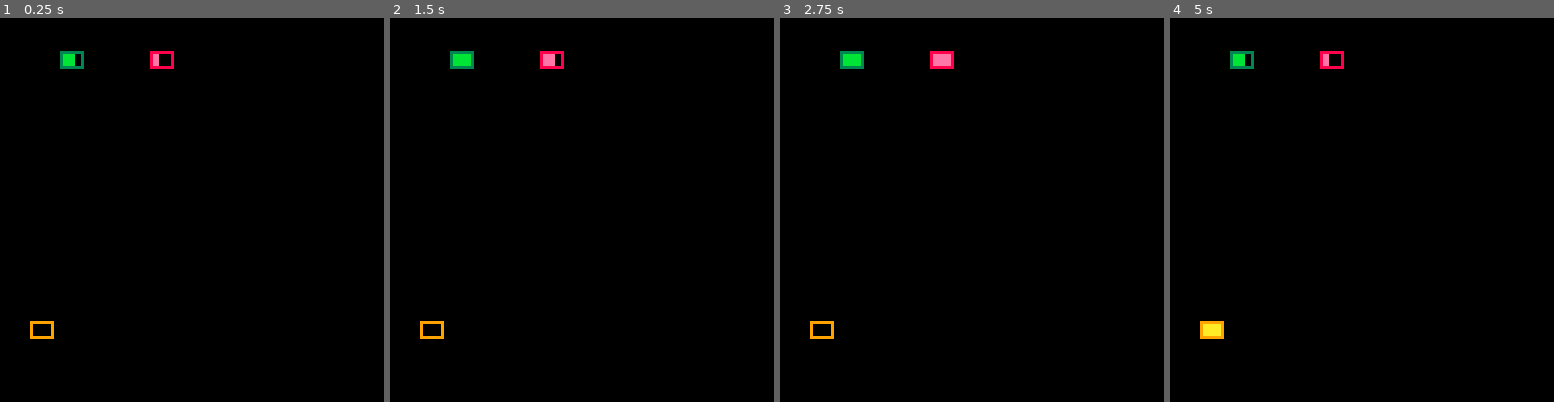
Above: before the commit, frames 1-4 (left to right).
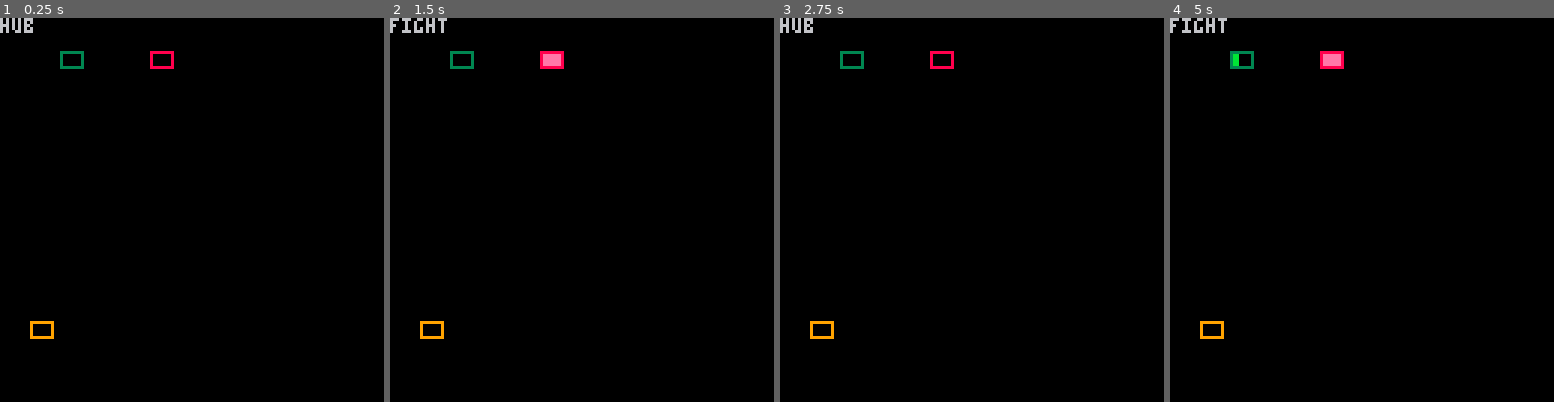
Above: after the commit, the same moments.

Repository: VedVid/IdleRPG
Game: PICO-8 cartridge idlerpg.p8
Two runs of this game, one before a commit and one after it. Both use one fixed random seed, a clock stepped at 60 frames per second and the inputs below.
Inputs:
- Up to frame 1 (0.25 s): no input
- Up to frame 2 (1.5 s): tap O (Z key) at 0.7 s
- Up to frame 3 (2.75 s): tap O (Z key) at 1.7, 2.1, 2.5 s
- Up to frame 4 (5 s): tap O (Z key) every 0.4 s from 2.9 to 4.9 s

The runs differ from the first frame. In frame 1, 0.3% of the frame differs, in the area x 0-42%, y 0-13%; in frame 2, 0.5%; in frame 3, 0.5%; in frame 4, 0.6%, in the area x 0-45%, y 0-83%.

Commit message:
Basic "hub -> fight -> hub" loop done

Diff:
--- a/idlerpg.p8
+++ b/idlerpg.p8
@@ -2,21 +2,30 @@
 version 33
 __lua__
 function _init()
+ game_state = "hub"
  player_xp = make_progress_bar(
              10, 100,
              {1,2,3,4},
-             10, "")
+             0, "")
  enemy_attack = make_progress_bar(
                 50, 10,
                 {5,6,7,8},
-                7, "")
+                7, "fight")
  player_attack = make_progress_bar(
                  20, 10,
                  {9,10,11,12},
-                 3, "")
+                 3, "fight")
 end
 
 function _update()
+ if (enemy_attack.frame == 1 and enemy_attack.tick == 0) then
+  game_state = "hub"
+  restart_bar(enemy_attack)
+  restart_bar(player_attack)
+ end
+ if game_state == "hub" then
+  if (btn(4)) game_state = "fight"
+ end
  animate_bar(player_xp)
  animate_bar(player_attack)
  animate_bar(enemy_attack)
@@ -24,6 +33,7 @@
 
 function _draw()
  cls()
+ print(game_state)
  draw_bar(player_xp)
  draw_bar(player_attack)
  draw_bar(enemy_attack)
@@ -44,10 +54,17 @@
 end
 
 function animate_bar(bar)
- bar.tick = (bar.tick+1) % bar.anim_speed
- if (bar.tick==0) then
-  bar.frame = (bar.frame%#bar.sprites)+1
+ if game_state == bar.updates_when then
+  bar.tick = (bar.tick+1) % bar.anim_speed
+  if (bar.tick==0) then
+   bar.frame = (bar.frame%#bar.sprites)+1
+  end
  end
+end
+
+function restart_bar(bar)
+ bar.tick = 0
+ bar.frame = 1
 end
 
 function draw_bar(bar)
